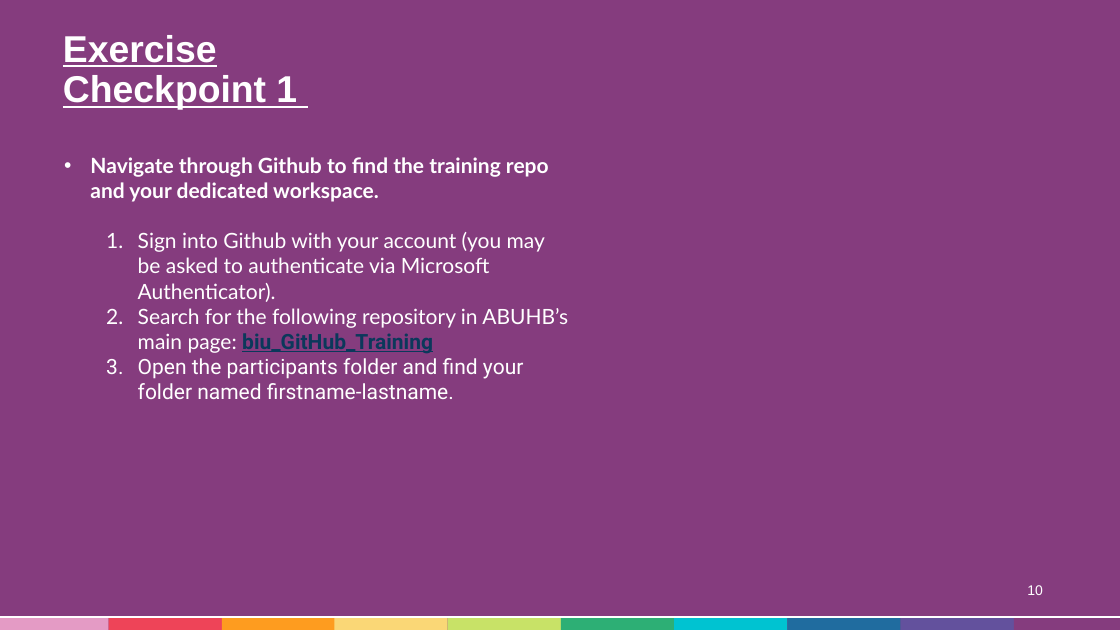
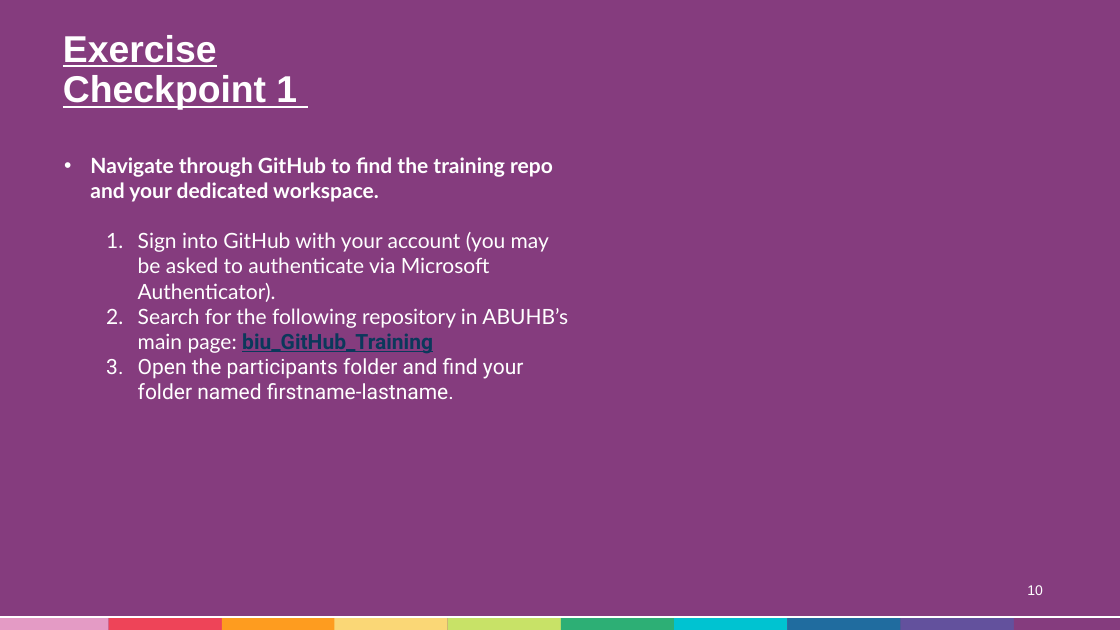
Before and after one commit to Aneurin-Bevan-University-Health-Board/biu_GitHub_Training, a slide deck: slide 10 of Training/Github Training.pptx. Drawn at 1120x630 pixels with LibreOffice and Linux fonts; fonts in the diff are those of the drawing. Boxes give left, top, right and bottom in pixels: in the first picture for what was removed or moved away, otherwise in the second. Text is boxed around its words. In the diff, an @@ line names an element or a change of style, - is before the commit and + after.

```diff
--- a/Training/Github Training.pptx
+++ b/Training/Github Training.pptx
@@ text at box(90, 157, 553, 302): text changed @@
-• Navigate through Github to find the training repo and your dedicated workspace.
-  1. Sign into Github with your account (you may be asked to authenticate via Microsoft Authenticator).
+• Navigate through GitHub to find the training repo and your dedicated workspace.
+  1. Sign into GitHub with your account (you may be asked to authenticate via Microsoft Authenticator).
```
Also in this commit, not shown: 16 other slides changed, 1 slide added, 1 other file.
